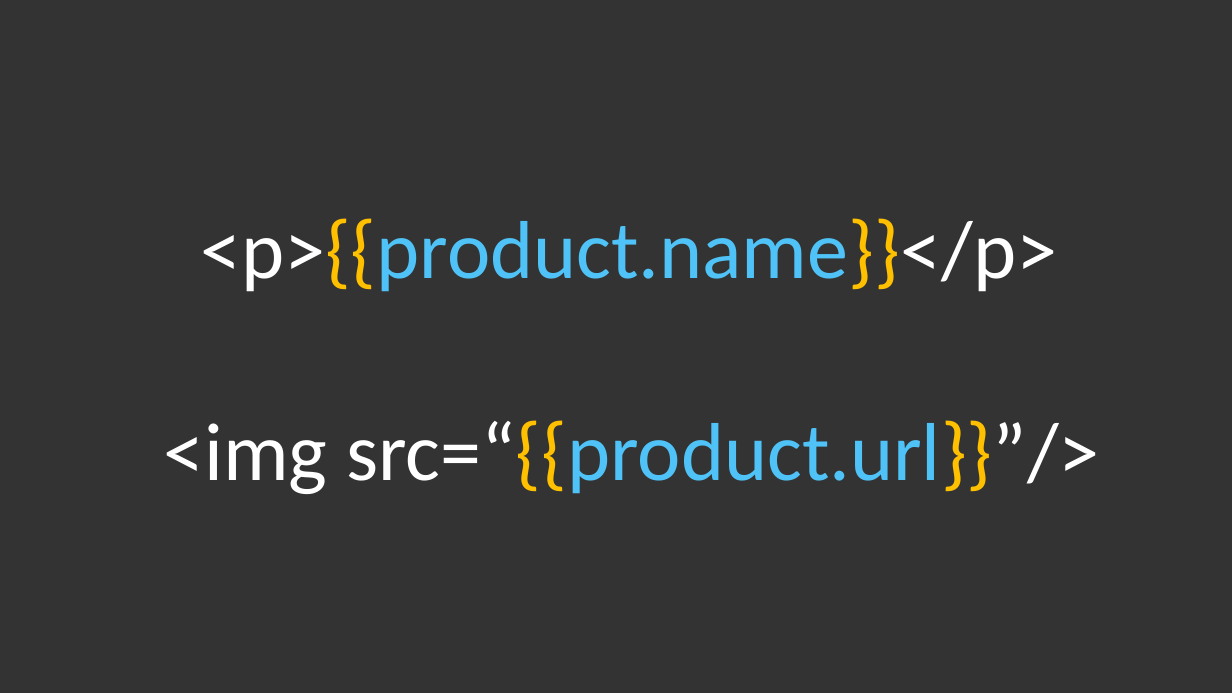
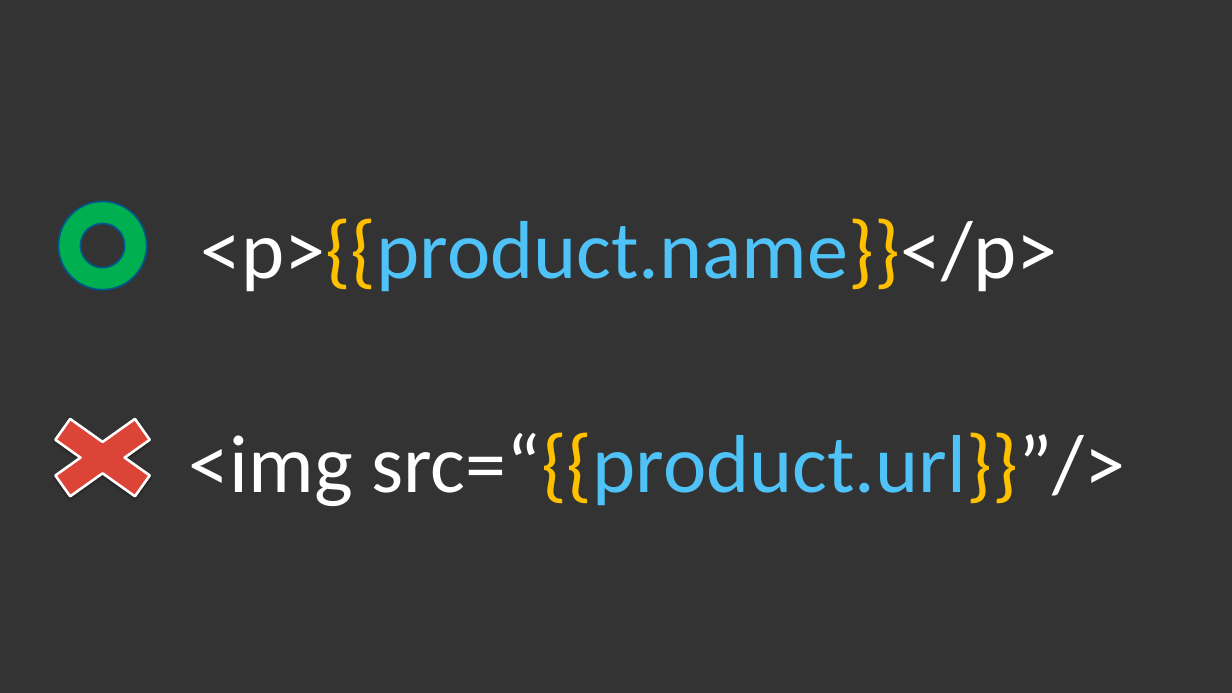
Before and after one commit to PacktPublishing/Troubleshooting-Vue.js, a slide deck: slide 3 of Section 4/Video 4.2/4.2.ppt. Drawn at 1232x693 pixels with LibreOffice and Linux fonts; fonts in the diff are those of the drawing. Boxes give left, top, right and bottom in pixels: in the first picture for what was removed or moved away, otherwise in the second. Text is boxed around its words. In the diff, an @@ line names an element or a change of style, - is before the commit and + after.

```diff
--- a/Section 4/Video 4.2/4.2.ppt
+++ b/Section 4/Video 4.2/4.2.ppt
@@ donut added at [59, 201, 147, 290], fill #00B050, outline #01588C 2 pt @@
@@ text "<img src=“{{product.url}}”/>": place and size @@
-text "<img src=“{{product.url}}”/>" at [164, 420, 1100, 494]
+text "<img src=“{{product.url}}”/>" at [189, 432, 1125, 506]
@@ cross added at [26, 403, 179, 512], fill #DB4437, outline #FFFFFF 3 pt @@
```
Also in this commit, not shown: 3 other files.
